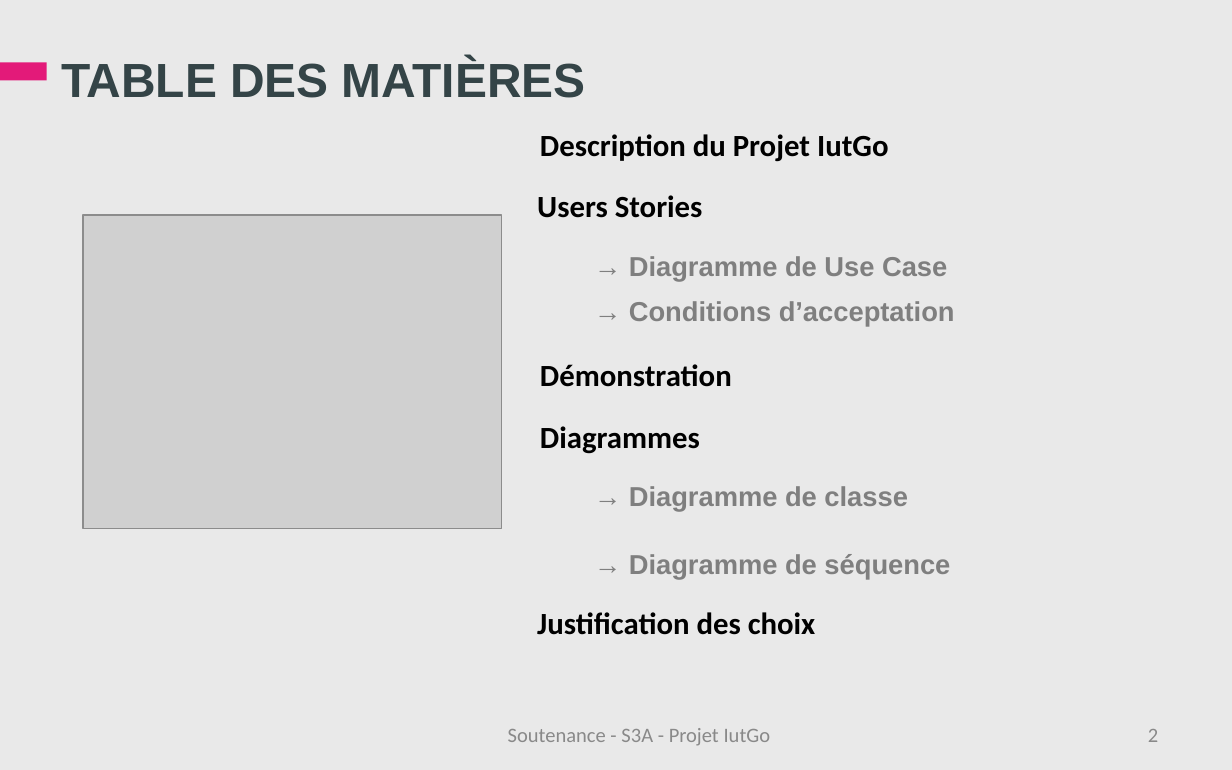
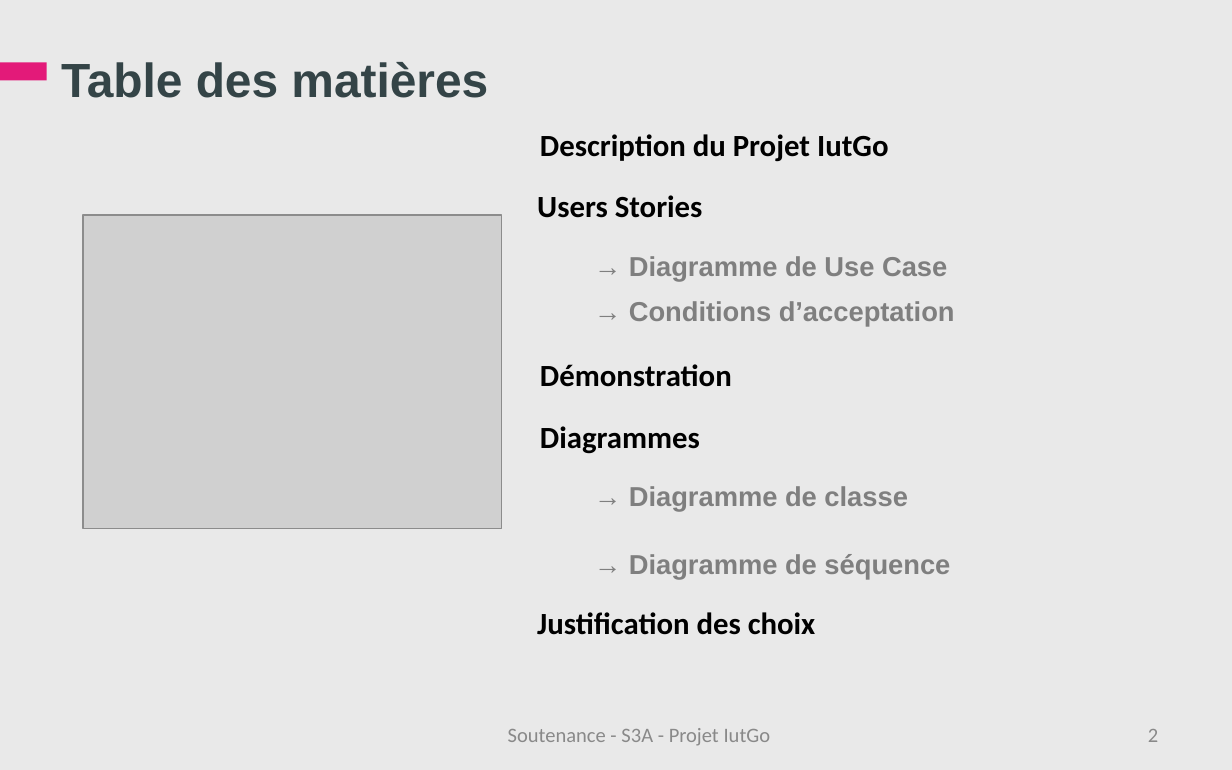
Before and after one commit to iuts3a/IUTGo, a slide deck: slide 2 of Soutenance/Soutenance-IutGo.ppt. Drawn at 1232x770 pixels with LibreOffice and Linux fonts; fonts in the diff are those of the drawing; grey boxes stand for pictures; background and template pictures are left out. Boxes give left, top, right and bottom in pixels: in the first picture for what was removed or moved away, otherwise in the second. Text is boxed around its words. In the diff, an @@ line names an element or a change of style, - is before the commit and + after.

```diff
--- a/Soutenance/Soutenance-IutGo.ppt
+++ b/Soutenance/Soutenance-IutGo.ppt
@@ title at [61,62,488,98]: text changed @@
-TABLE DES MATIÈRES
+Table des matières
```
Also in this commit, not shown: 9 other slides changed.
